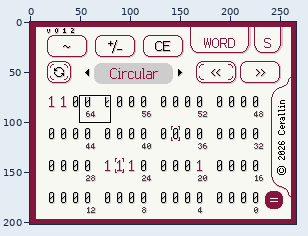
File history of a pixel-art file, design/HexCalculatorDS-sub-binary.ase. Above, an overview of the earlier version with the close-up marked.
Close-up. As it was:
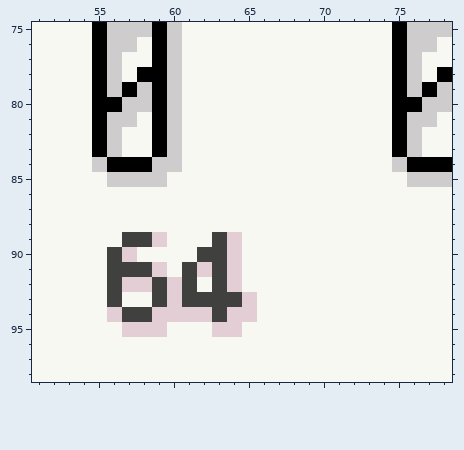
266x202 pixels, 1 frame. Shown: x 51..78, y 75..98.
After:
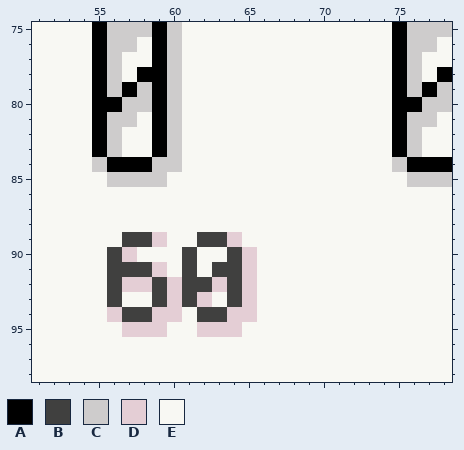
Palette (. is transparent): A #000000  B #40403f  C #cecccc  D #e4ced5  E #f8f8f3
The exact change:
Layer "数字视图/位2":
Colour B replaces colour D in rows 90 to 92 at x 64; in row 94 at x 62.
Colour B replaces colour E in row 89 at x 62; in row 90 at x 61; in row 92 at x 62.
Colour D replaces colour B in row 92 at x 63; in row 93 at x 62.
Colour D replaces colour E in rows 90 to 92 at x 65; in row 95 at x 62.
Colour E replaces colour B in row 90 at x 62 to 63; in row 93 at x 63.
Colour E replaces colour D in row 91 at x 62; in row 94 at x 61.
Where, in picture pixels (left, top, right, bottom), the same in both close-ups:
changed: (182, 232, 257, 337)
